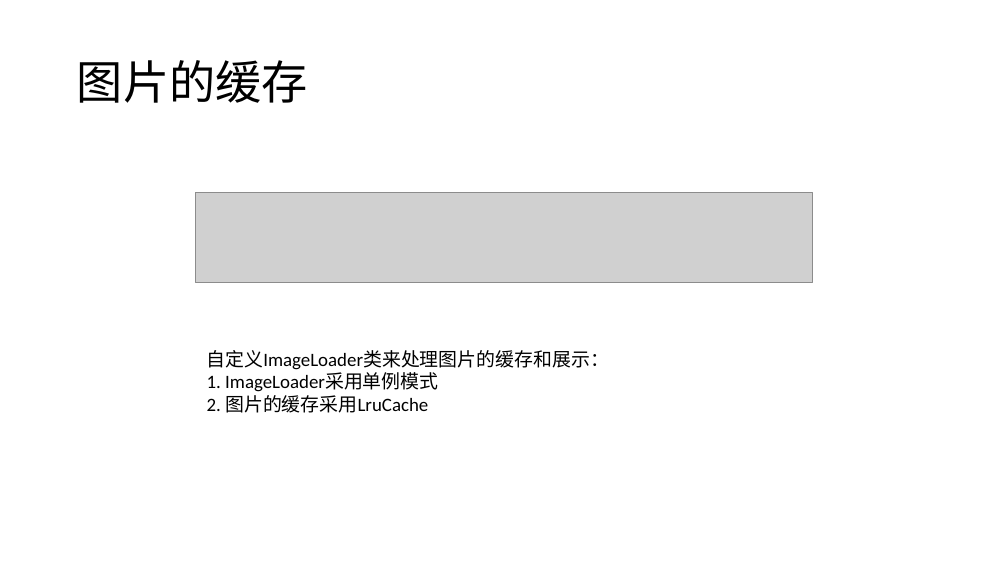
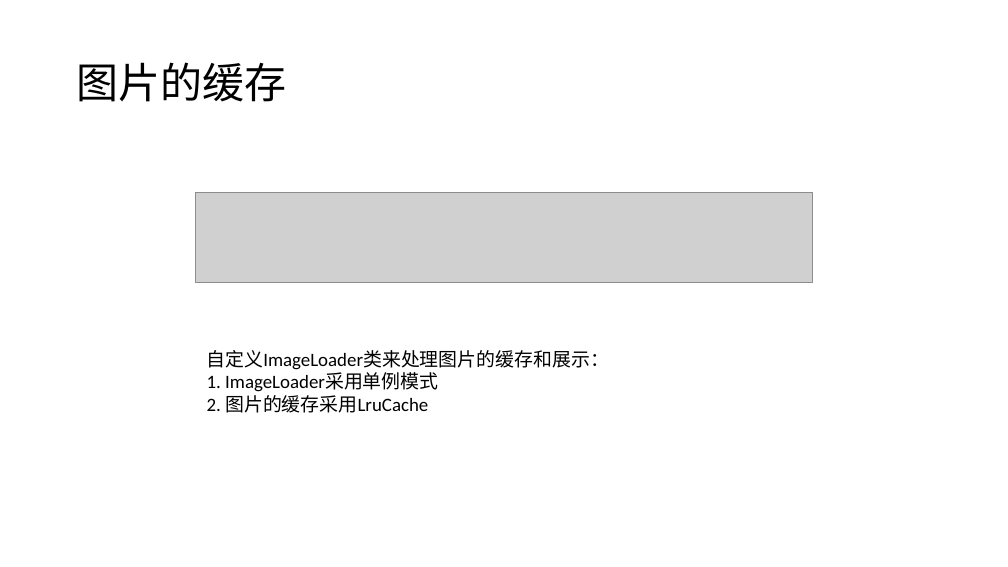
Before and after one commit to sifutang/MyAlbum, a slide deck: slide 10 of doc.pptx. Drawn at 1008x567 pixels with LibreOffice and Linux fonts; fonts in the diff are those of the drawing; grey boxes stand for pictures. Boxes give left, top, right and bottom in pixels: in the first picture for what was removed or moved away, otherwise in the second. Text is boxed around its words. In the diff, an @@ line names an element or a change of style, - is before the commit and + after.

```diff
--- a/doc.pptx
+++ b/doc.pptx
@@ title "图片的缓存" at (77, 62, 287, 102): size 44 to 40 pt @@
```
Also in this commit, not shown: 8 other slides changed, 4 slides added, 1 slide removed.
